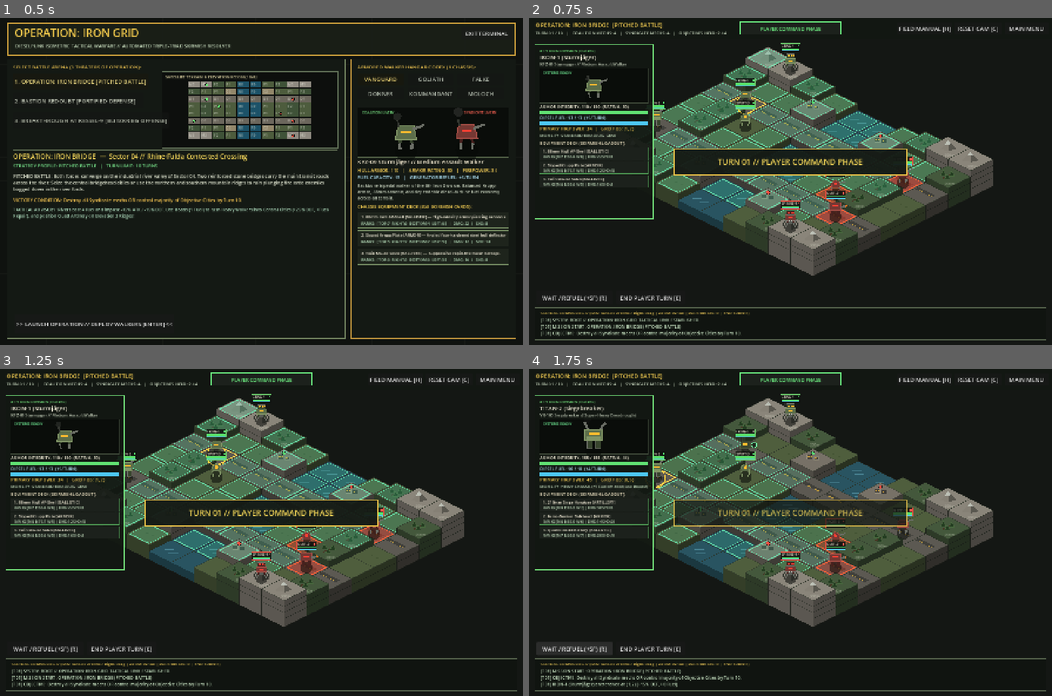
Above: before the commit, frames 1-4 (two rows, left to right).
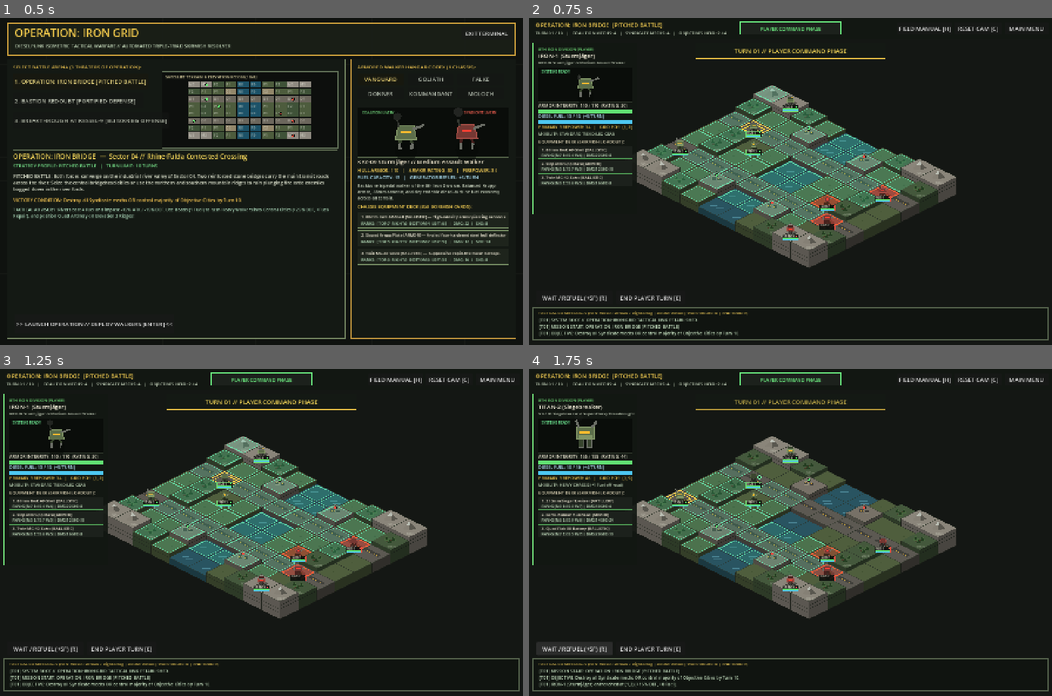
Above: after the commit, the same moments.

Repository: opyner-gh/iron-grid
Game: Godot game, scene res://scenes/MainMenu.tscn
Two runs of this game, one before a commit and one after it. Both use one fixed random seed, a clock stepped at 60 frames per second and the inputs below.
Inputs:
- Up to frame 1 (0.5 s): no input
- Up to frame 2 (0.75 s): click ">> LAUNCH OPERATION // DEPLOY…" at 0.5 s
- Up to frame 3 (1.25 s): no input
- Up to frame 4 (1.75 s): click "WAIT / REFUEL (+5F) [R]" at 1.25 s

Frame 1 is identical in both runs. In frame 2, 25% of the frame differs, in the area x 0-100%, y 7-99%; in frame 3, 25%; in frame 4, 24%.

Commit message:
Fix isometric mech tile anchoring, nameplate overlap, and fallback tile collision safety

Diff:
--- a/scripts/battle/Battlefield.gd
+++ b/scripts/battle/Battlefield.gd
@@ -18,6 +18,7 @@
 # Pending collision context for Skirmish Resolution
 var _pending_attacker: MechUnit = null
 var _pending_defender: MechUnit = null
+var _pending_start_coords: Vector2i = Vector2i.ZERO
 var _pending_from_coords: Vector2i = Vector2i.ZERO
 var _pending_target_coords: Vector2i = Vector2i.ZERO
 
@@ -59,10 +60,10 @@
 func center_camera_on_map() -> void:
 	if current_map_def == null:
 		return
-	var mid_coords := Vector2i(current_map_def.width / 2, current_map_def.height / 2)
-	var mid_screen := grid_map.grid_to_screen(mid_coords, true)
-	camera.position = mid_screen + Vector2(0, 10)
-	camera.zoom = Vector2(1.05, 1.05)
+	var cx: float = float(current_map_def.width - current_map_def.height) * (IsoGridMap.TILE_W * 0.25)
+	var cy: float = float(current_map_def.width + current_map_def.height - 2) * (IsoGridMap.TILE_H * 0.25)
+	camera.position = Vector2(cx, cy + 8.0)
+	camera.zoom = Vector2(0.86, 0.86)
 
 func _process(delta: float) -> void:
 	# Smooth keyboard camera panning
@@ -257,10 +258,10 @@
 
 	unit.animate_move_along_screen_points(screen_pts, func():
 		_is_animating_move = false
-		_on_unit_movement_finished(unit, from_coords, target_coords, fuel_spent)
+		_on_unit_movement_finished(unit, start_coords, from_coords, target_coords, fuel_spent)
 	)
 
-func _on_unit_movement_finished(unit: MechUnit, from_coords: Vector2i, target_coords: Vector2i, fuel_spent: int) -> void:
+func _on_unit_movement_finished(unit: MechUnit, start_coords: Vector2i, from_coords: Vector2i, target_coords: Vector2i, fuel_spent: int) -> void:
 	# Perform Collision Check on destination node!
 	var opposing_unit := unit_container.check_opposing_collision(unit)
 	if opposing_unit != null:
@@ -269,7 +270,7 @@
 				unit.mech_data.callsign, fuel_spent, opposing_unit.mech_data.callsign, target_coords.x, target_coords.y
 			]
 		)
-		_trigger_skirmish_resolution(unit, opposing_unit, from_coords, target_coords)
+		_trigger_skirmish_resolution(unit, opposing_unit, start_coords, from_coords, target_coords)
 		return
 
 	# Non-collision move completed
@@ -335,12 +336,13 @@
 # =============================================================================
 # TURN FLOW: SKIRMISH RESOLUTION PHASE (AUTO-BATTLE SHOWDOWN)
 # =============================================================================
-func _trigger_skirmish_resolution(attacker: MechUnit, defender: MechUnit, from_coords: Vector2i, target_coords: Vector2i) -> void:
+func _trigger_skirmish_resolution(attacker: MechUnit, defender: MechUnit, start_coords: Vector2i, from_coords: Vector2i, target_coords: Vector2i) -> void:
 	_phase_before_resolution = GlobalState.current_phase
 	GlobalState.set_phase(GlobalState.TurnPhase.RESOLUTION_PHASE)
 
 	_pending_attacker = attacker
 	_pending_defender = defender
+	_pending_start_coords = start_coords
 	_pending_from_coords = from_coords
 	_pending_target_coords = target_coords
 
@@ -387,13 +389,15 @@
 					_pending_attacker.mech_data.grid_pos = _pending_target_coords
 					_pending_attacker.position = grid_map.grid_to_screen(_pending_target_coords, true)
 				else:
-					_pending_attacker.mech_data.grid_pos = _pending_from_coords
-					_pending_attacker.position = grid_map.grid_to_screen(_pending_from_coords, true)
+					var fallback := _get_safe_fallback_coords(_pending_attacker, _pending_from_coords, _pending_start_coords)
+					_pending_attacker.mech_data.grid_pos = fallback
+					_pending_attacker.position = grid_map.grid_to_screen(fallback, true)
 		else:
 			# Defender repelled the assault -> Attacker falls back to its approach node
-			_pending_attacker.mech_data.grid_pos = _pending_from_coords
+			var fallback := _get_safe_fallback_coords(_pending_attacker, _pending_from_coords, _pending_start_coords)
+			_pending_attacker.mech_data.grid_pos = fallback
 			_pending_attacker.animate_move_along_screen_points(
-				[_pending_attacker.position, grid_map.grid_to_screen(_pending_from_coords, true)],
+				[_pending_attacker.position, grid_map.grid_to_screen(fallback, true)],
 				func(): pass
 			)
 
@@ -414,6 +418,16 @@
 	elif _phase_before_resolution == GlobalState.TurnPhase.AI_PHASE:
 		var t := get_tree().create_timer(0.35)
 		t.timeout.connect(_process_next_ai_unit)
+
+func _get_safe_fallback_coords(attacker: MechUnit, from_coords: Vector2i, start_coords: Vector2i) -> Vector2i:
+	if unit_container.get_unit_at(from_coords, attacker) == null:
+		return from_coords
+	if unit_container.get_unit_at(start_coords, attacker) == null:
+		return start_coords
+	var adj := unit_container.find_retreat_tile(from_coords, _pending_target_coords, grid_map)
+	if adj != Vector2i(-1, -1):
+		return adj
+	return start_coords
 
 # =============================================================================
 # TURN FLOW: SYNDICATE AI PHASE
--- a/scripts/battle/IsoGridMap.gd
+++ b/scripts/battle/IsoGridMap.gd
@@ -10,8 +10,8 @@
 
 const TILE_W: float = 118.0
 const TILE_H: float = 59.0
-const ELEV_STEP: float = 16.0
-const BASE_THICKNESS: float = 22.0
+const ELEV_STEP: float = 12.0
+const BASE_THICKNESS: float = 20.0
 
 var grid_width: int = 10
 var grid_height: int = 8
@@ -165,6 +165,10 @@
 			var next_pos: Vector2i = current + d
 			if not is_valid_coords(next_pos):
 				continue
+			# Cannot launch an engagement onto an enemy node from a tile occupied by another friendly unit
+			if occupied_units.has(next_pos) and occupied_units[next_pos].faction != unit.faction:
+				if current != start and occupied_units.has(current):
+					continue
 			var next_tile: GridTileData = get_tile(next_pos)
 			var step_fuel: int = unit.get_step_fuel_cost(cur_tile, next_tile)
 			var new_cost: int = cur_cost + step_fuel
--- a/scripts/battle/MechUnit.gd
+++ b/scripts/battle/MechUnit.gd
@@ -51,51 +51,61 @@
 
 	var dim_factor: float = 0.65 if (mech_data.has_moved and mech_data.faction == MechData.Faction.PLAYER) else 1.0
 
-	# Selection ring under feet
+	# Isometric selection diamond ring on the tile surface
 	if is_selected:
 		var pulse: float = 0.5 + 0.5 * sin(_anim_time * 5.0)
-		draw_arc(Vector2(0, 2), 24.0 + pulse * 2.0, 0, TAU, 32, Color(1.0, 0.84, 0.25, 0.95), 2.5)
-
-	# Draw dieselpunk walker silhouette
-	draw_mech_silhouette(self, Vector2(0, -4), mech_data.chassis_id, mech_data.faction, 1.0, _anim_time, dim_factor, _hit_flash > 0.0)
-
-	# Entrenched shield chevron
+		var rw: float = 34.0 + pulse * 3.0
+		var rh: float = 17.0 + pulse * 1.5
+		var ring_pts := PackedVector2Array([
+			Vector2(0, -rh),
+			Vector2(rw, 0),
+			Vector2(0, rh),
+			Vector2(-rw, 0),
+			Vector2(0, -rh)
+		])
+		draw_polyline(ring_pts, Color(1.0, 0.86, 0.25, 0.95), 2.5)
+
+	# Draw dieselpunk walker silhouette anchored inside the tile diamond
+	# Feet planted at y = +6, torso centered at y = -8, top at y = -20 (strictly inside [-29.5, +29.5])
+	draw_mech_silhouette(self, Vector2(0, 6), mech_data.chassis_id, mech_data.faction, 0.78, _anim_time, dim_factor, _hit_flash > 0.0)
+
+	# Entrenched shield chevron next to hull
 	if mech_data.is_entrenched:
-		var sh_pos := Vector2(22, -26)
-		draw_circle(sh_pos, 7.0, Color(0.1, 0.14, 0.1, 0.9))
-		draw_arc(sh_pos, 7.0, 0, TAU, 16, Color(0.45, 0.95, 0.65), 1.8)
-
-	# Overhead Telemetry Plate (Armor Bar + Fuel Bar + Callsign)
-	var bar_w: float = 48.0
+		var sh_pos := Vector2(18, -10)
+		draw_circle(sh_pos, 6.0, Color(0.1, 0.14, 0.1, 0.9))
+		draw_arc(sh_pos, 6.0, 0, TAU, 16, Color(0.45, 0.95, 0.65), 1.6)
+
+	# Base Plinth Telemetry Plate (Callsign + Armor Bar + Fuel Bar) tucked at the walker's feet inside its own tile
+	var bar_w: float = 46.0
 	var bar_x: float = -bar_w * 0.5
-	var bar_y: float = -56.0
+	var bar_y: float = 17.0
 
 	# Backing plate
-	draw_rect(Rect2(bar_x - 2, bar_y - 12, bar_w + 4, 22), Color(0.06, 0.07, 0.06, 0.86), true)
-	var faction_border := Color(0.45, 0.85, 0.45, 0.9) if mech_data.faction == MechData.Faction.PLAYER else Color(0.95, 0.32, 0.26, 0.9)
-	draw_rect(Rect2(bar_x - 2, bar_y - 12, bar_w + 4, 22), faction_border, false, 1.2)
+	draw_rect(Rect2(bar_x - 2, bar_y - 10, bar_w + 4, 19), Color(0.05, 0.06, 0.05, 0.90), true)
+	var faction_border := Color(0.45, 0.88, 0.45, 0.95) if mech_data.faction == MechData.Faction.PLAYER else Color(0.95, 0.32, 0.26, 0.95)
+	draw_rect(Rect2(bar_x - 2, bar_y - 10, bar_w + 4, 19), faction_border, false, 1.2)
 
 	# Short callsign + Ready dot
 	var font: Font = ThemeDB.fallback_font
 	var short_name: String = mech_data.callsign.split(" ")[0]
-	draw_string(font, Vector2(bar_x, bar_y - 2), short_name, HORIZONTAL_ALIGNMENT_LEFT, int(bar_w), 9, Color(0.92, 0.90, 0.82))
+	draw_string(font, Vector2(bar_x, bar_y - 1), short_name, HORIZONTAL_ALIGNMENT_LEFT, int(bar_w - 6), 8, Color(0.95, 0.93, 0.85))
 
 	# Ready status pip
 	var pip_col := Color(0.35, 0.95, 0.45) if not mech_data.has_moved else Color(0.45, 0.45, 0.42)
 	if mech_data.faction == MechData.Faction.AI:
 		pip_col = Color(0.95, 0.35, 0.3)
-	draw_circle(Vector2(bar_x + bar_w - 3, bar_y - 6), 2.5, pip_col)
-
-	# Armor Bar (4px tall)
+	draw_circle(Vector2(bar_x + bar_w - 3, bar_y - 5), 2.2, pip_col)
+
+	# Armor Bar (3px tall)
 	var armor_ratio: float = mech_data.get_armor_ratio()
 	var armor_col := Color(0.35, 0.88, 0.42) if armor_ratio > 0.5 else (Color(0.95, 0.72, 0.22) if armor_ratio > 0.25 else Color(0.95, 0.25, 0.2))
-	draw_rect(Rect2(bar_x, bar_y + 1, bar_w, 4), Color(0.18, 0.18, 0.18), true)
-	draw_rect(Rect2(bar_x, bar_y + 1, bar_w * armor_ratio, 4), armor_col, true)
-
-	# Fuel Bar (3px tall)
+	draw_rect(Rect2(bar_x, bar_y + 1, bar_w, 3), Color(0.18, 0.18, 0.18), true)
+	draw_rect(Rect2(bar_x, bar_y + 1, bar_w * armor_ratio, 3), armor_col, true)
+
+	# Fuel Bar (2.5px tall)
 	var fuel_ratio: float = mech_data.get_fuel_ratio()
-	draw_rect(Rect2(bar_x, bar_y + 6, bar_w, 3), Color(0.15, 0.15, 0.15), true)
-	draw_rect(Rect2(bar_x, bar_y + 6, bar_w * fuel_ratio, 3), Color(0.32, 0.78, 0.92), true)
+	draw_rect(Rect2(bar_x, bar_y + 5, bar_w, 2.5), Color(0.15, 0.15, 0.15), true)
+	draw_rect(Rect2(bar_x, bar_y + 5, bar_w * fuel_ratio, 2.5), Color(0.32, 0.78, 0.92), true)
 
 ## Static procedural renderer used on the battlefield, HUD portrait, Skirmish Showdown, and Mech Hangar.
 static func draw_mech_silhouette(
--- a/scripts/ui/UIOverlay.gd
+++ b/scripts/ui/UIOverlay.gd
@@ -180,21 +180,21 @@
 	# 2. Left Panel — Active Mech Telemetry & Deck HUD
 	var display_mech: MechData = selected_mech if selected_mech != null else hovered_mech
 	if display_mech != null:
-		_draw_left_unit_panel(font, Rect2(16, 72, 326, 480), display_mech)
+		_draw_left_unit_panel(font, Rect2(12, 68, 286, 472), display_mech)
 	else:
-		var empty_box := Rect2(16, 72, 326, 96)
+		var empty_box := Rect2(12, 68, 286, 96)
 		root_ctrl.draw_rect(empty_box, Color(0.07, 0.09, 0.07, 0.88), true)
 		root_ctrl.draw_rect(empty_box, Color(0.35, 0.40, 0.32, 0.8), false, 1.5)
-		root_ctrl.draw_string(font, Vector2(30, 102), "NO WALKER SELECTED", HORIZONTAL_ALIGNMENT_LEFT, -1, 14, Color(0.85, 0.78, 0.42))
-		root_ctrl.draw_string(font, Vector2(30, 125), "Left-Click any friendly walker to plot", HORIZONTAL_ALIGNMENT_LEFT, -1, 12, Color(0.72, 0.76, 0.68))
-		root_ctrl.draw_string(font, Vector2(30, 144), "fuel range & engage Syndicate forces.", HORIZONTAL_ALIGNMENT_LEFT, -1, 12, Color(0.72, 0.76, 0.68))
+		root_ctrl.draw_string(font, Vector2(26, 98), "NO WALKER SELECTED", HORIZONTAL_ALIGNMENT_LEFT, -1, 14, Color(0.85, 0.78, 0.42))
+		root_ctrl.draw_string(font, Vector2(26, 121), "Left-Click any friendly walker to plot", HORIZONTAL_ALIGNMENT_LEFT, -1, 12, Color(0.72, 0.76, 0.68))
+		root_ctrl.draw_string(font, Vector2(26, 140), "fuel range & engage Syndicate forces.", HORIZONTAL_ALIGNMENT_LEFT, -1, 12, Color(0.72, 0.76, 0.68))
 
 	# 3. Right Panel — Terrain & Elevation Inspector + Combat Forecast
 	if hovered_tile != null:
-		_draw_right_terrain_panel(font, Rect2(vp.x - 356, 72, 340, 440))
+		_draw_right_terrain_panel(font, Rect2(vp.x - 308, 68, 296, 435))
 
 	# 4. Bottom Comms Log & Controls Bar
-	var bot_rect := Rect2(16, vp.y - 102, vp.x - 32, 88)
+	var bot_rect := Rect2(12, vp.y - 102, vp.x - 24, 88)
 	root_ctrl.draw_rect(bot_rect, Color(0.06, 0.08, 0.06, 0.90), true)
 	root_ctrl.draw_rect(bot_rect, Color(0.38, 0.44, 0.34, 0.85), false, 1.4)
 	root_ctrl.draw_string(font, bot_rect.position + Vector2(14, 18), "TACTICAL COMMS LOG // (PAN: WASD / Arrows / Right-Drag | ZOOM: Wheel | WAIT/REFUEL: R | END TURN: E)", HORIZONTAL_ALIGNMENT_LEFT, -1, 11, Color(0.85, 0.72, 0.32))
@@ -205,13 +205,13 @@
 		var line_y: float = bot_rect.position.y + 38 + (i - start_idx) * 18
 		root_ctrl.draw_string(font, Vector2(bot_rect.position.x + 16, line_y), GlobalState.combat_log[i], HORIZONTAL_ALIGNMENT_LEFT, int(bot_rect.size.x - 32), 12, Color(0.76, 0.86, 0.74))
 
-	# 5. Phase Transition Banner
+	# 5. Phase Transition Banner (positioned below top bar so it never obscures the battlefield)
 	if _banner_timer > 0.0:
 		var b_alpha: float = clampf(_banner_timer * 1.5, 0.0, 0.95)
-		var b_rect := Rect2(vp.x * 0.5 - 320, vp.y * 0.44 - 36, 640, 72)
+		var b_rect := Rect2(vp.x * 0.5 - 260, 68, 520, 44)
 		root_ctrl.draw_rect(b_rect, Color(0.08, 0.10, 0.08, b_alpha), true)
-		root_ctrl.draw_rect(b_rect, Color(0.95, 0.78, 0.28, b_alpha), false, 2.5)
-		root_ctrl.draw_string(font, b_rect.position + Vector2(20, 44), _banner_text, HORIZONTAL_ALIGNMENT_CENTER, 600, 22, Color(0.98, 0.86, 0.35, b_alpha))
+		root_ctrl.draw_rect(b_rect, Color(0.95, 0.78, 0.28, b_alpha), false, 2.0)
+		root_ctrl.draw_string(font, b_rect.position + Vector2(16, 29), _banner_text, HORIZONTAL_ALIGNMENT_CENTER, 488, 17, Color(0.98, 0.86, 0.35, b_alpha))
 
 	# 6. Optional Field Manual Modal
 	if show_manual_modal:
@@ -279,8 +279,8 @@
 	elif m.mountain_gear:
 		gear_note = "QUAD CLIMBING GEAR (-2 Mountain/Climb Fuel)"
 	elif m.fuel_efficiency_mod > 0:
-		gear_note = "HEAVY CHASSIS (+1 Fuel off-road; use Roads!)"
-	root_ctrl.draw_string(font, Vector2(x, y), "MOBILITY: " + gear_note, HORIZONTAL_ALIGNMENT_LEFT, -1, 11, Color(0.75, 0.84, 0.72))
+		gear_note = "HEAVY CHASSIS (+1 Fuel off-road)"
+	root_ctrl.draw_string(font, Vector2(x, y), "MOBILITY: " + gear_note, HORIZONTAL_ALIGNMENT_LEFT, int(bar_w), 11, Color(0.75, 0.84, 0.72))
 
 	y += 22
 	root_ctrl.draw_string(font, Vector2(x, y), "EQUIPMENT DECK (SKIRMISH LOADOUT):", HORIZONTAL_ALIGNMENT_LEFT, -1, 12, Color(0.88, 0.84, 0.72))
Not shown, changed: .gitignore
Not shown, changed: README.md
